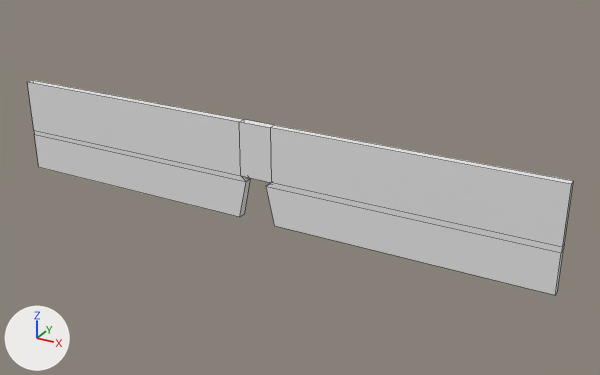
Renders of the OBJ model LD50/Assets/Environment/Mesh/Props/wall.obj from each side of a commit.
One viewpoint serves both versions: a 50 mm lens placed at (49.3, -78.0, 44.8), pointed at (4.7, 3.2, 4.2). Lighting does not change. The marker at lower left points along +X, +Y and +Z. Mesh edges are drawn as thin lines. Where no turn or scale is listed for an object, it has been applied to the vertices.

In view in the first picture: 'Cube.002_Cube.024'.
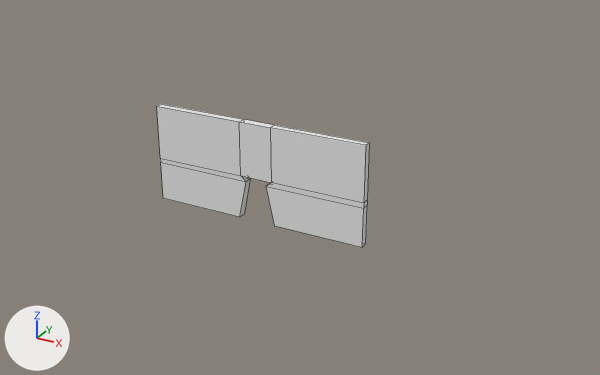
Commit message: wall v3

The change, as a diff of the scene's bpy script:
```diff
--- a/LD50/Assets/Environment/Mesh/Props/wall.obj.py
+++ b/LD50/Assets/Environment/Mesh/Props/wall.obj.py
@@ me_cube_002_cube_024 @@
 me_cube_002_cube_024.from_pydata(...)  # 32 vertices, 30 faces; spans x -36.7..36.5, y 0.9..1.9, z -0.5..12.2
 # used by ob_cube_002_cube_024; location = (0.0, 0.0, 0.0)
 # before: 0 (-36.7, 0.9, 5.2) at pixel (33, 130), 1 (-36.7, 0.9, 12.2) at pixel (27, 81), 2 (-36.7, 1.9, 12.2) at pixel (32, 80), 3 (-36.7, 1.9, 5.2), 12 (-36.7, 1.9, 4.5)
 # before: 15 (-36.7, 1.9, -0.5), 27 (-36.7, 0.9, -0.5) at pixel (38, 167), 28 (-36.7, 0.9, 4.5) at pixel (34, 134)
 # before: 6 (36.5, 1.9, 12.2) at pixel (573, 180), 7 (36.5, 1.9, 5.2) at pixel (564, 243), 8 (36.5, 0.9, 12.2) at pixel (571, 184), 9 (36.5, 0.9, 5.2) at pixel (562, 247), 24 (36.5, 1.9, -0.5) at pixel (557, 290)
 # before: 25 (36.5, 0.9, -0.5) at pixel (555, 295), 29 (36.5, 1.9, 4.5) at pixel (563, 248), 30 (36.5, 0.9, 4.5) at pixel (561, 252)
+# me_cube_002_cube_024 part 1
+for i in [*range(0, 4), 12, 15, 27, 28]: me_cube_002_cube_024.vertices[i].co += Vector((22.2, 0.0, 0.0))
+# me_cube_002_cube_024 part 2
+for i in [*range(6, 10), 24, 25, 29, 30]: me_cube_002_cube_024.vertices[i].co += Vector((-22.2, 0.0, 0.0))
 me_cube_002_cube_024.materials.append(mat_tt_checker_512x512_uv_grid)
```

Where the change shows, as pixel boxes (x1, y1, x2, y2) in the pictures (600 x 375 px; the box of a moved part takes in the faces that stretch with it):
'Cube.002_Cube.024', reshaped (61% narrower, 33% shorter): before (27, 80, 573, 295); after (157, 104, 369, 247)
part 1 of me_cube_002_cube_024, moved or reshaped: before (27, 80, 246, 217); after (157, 104, 246, 217)
part 2 of me_cube_002_cube_024, moved or reshaped: before (325, 137, 573, 295); after (325, 137, 369, 247)
